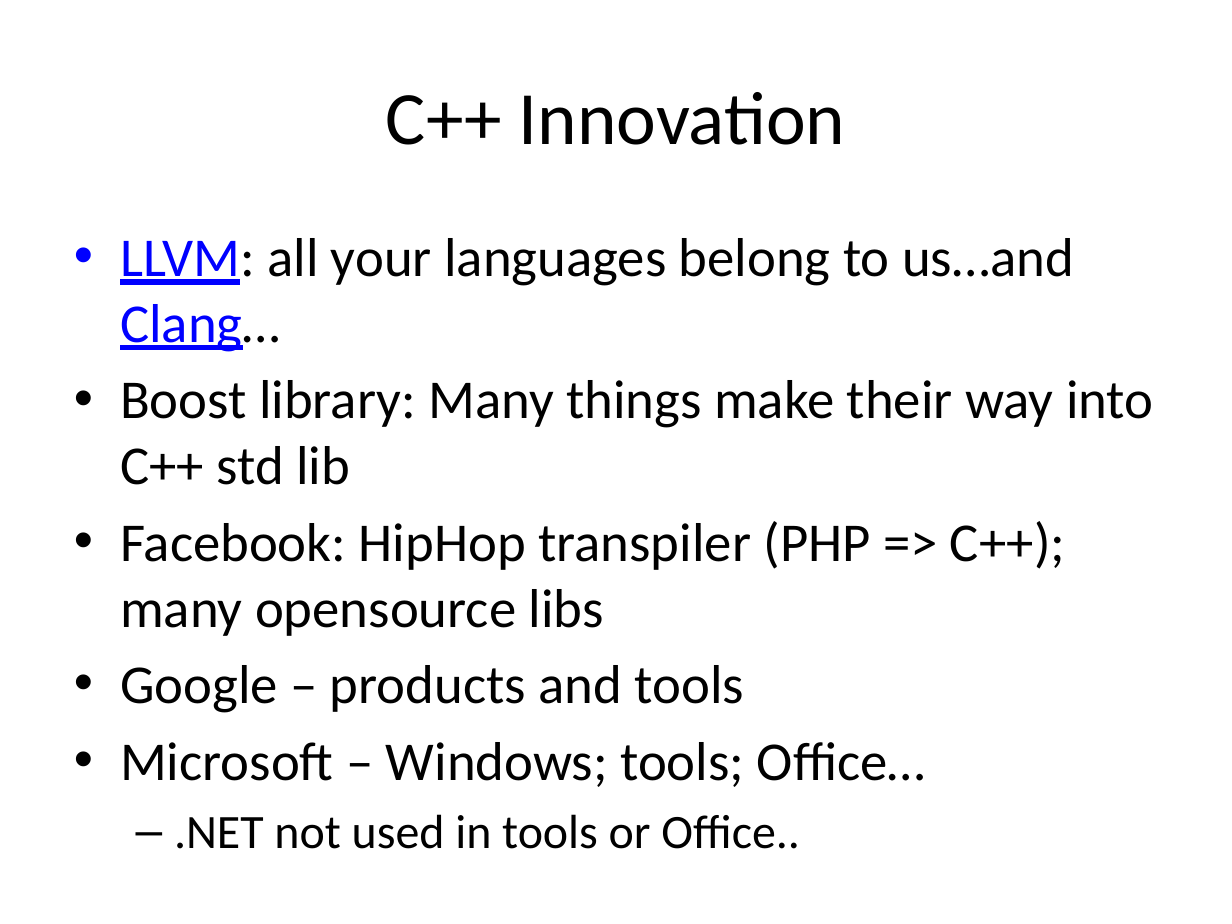
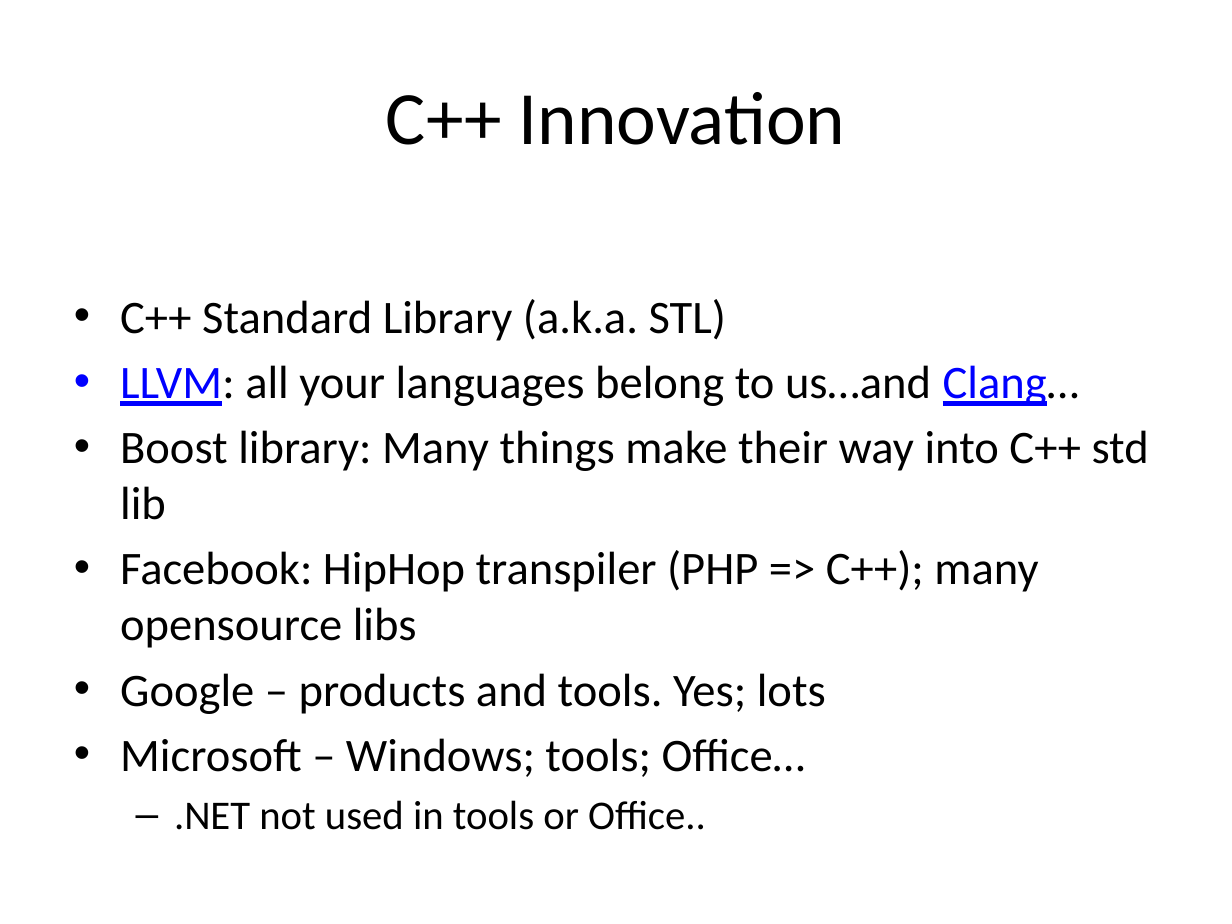
Before and after one commit to fellmad/FunWithCpp11, a slide deck: slide 15 of doc/Fun_with_C++11.pptx (slide 13 before the commit). Drawn at 1232x924 pixels with LibreOffice and Linux fonts; fonts in the diff are those of the drawing. Boxes give left, top, right and bottom in pixels: in the first picture for what was removed or moved away, otherwise in the second. Text is boxed around its words. In the diff, an @@ line names an element or a change of style, - is before the commit and + after.

```diff
--- a/doc/Fun_with_C++11.pptx
+++ b/doc/Fun_with_C++11.pptx
@@ text at bbox=[120, 299, 726, 341]: paragraph added @@
+• C++ Standard Library (a.k.a. STL)
@@ text at bbox=[120, 365, 1149, 830]: size 32 to 27.2 pt in "LLVM: all your languages belong to us…and ...", "Boost library: Many things make their way ...", "Facebook: HipHop transpiler (PHP => C++); many ...", "Microsoft – Windows; tools; Office…"; size 28 to 23.8 pt in ".NET not used in tools or Office.." @@
@@ text at bbox=[120, 673, 826, 714]: text changed; size 32 to 27.2 pt @@
-• Google – products and tools
+• Google – products and tools. Yes; lots
```
Also in this commit, not shown: 12 other slides changed, 3 slides added, 1 slide removed.
